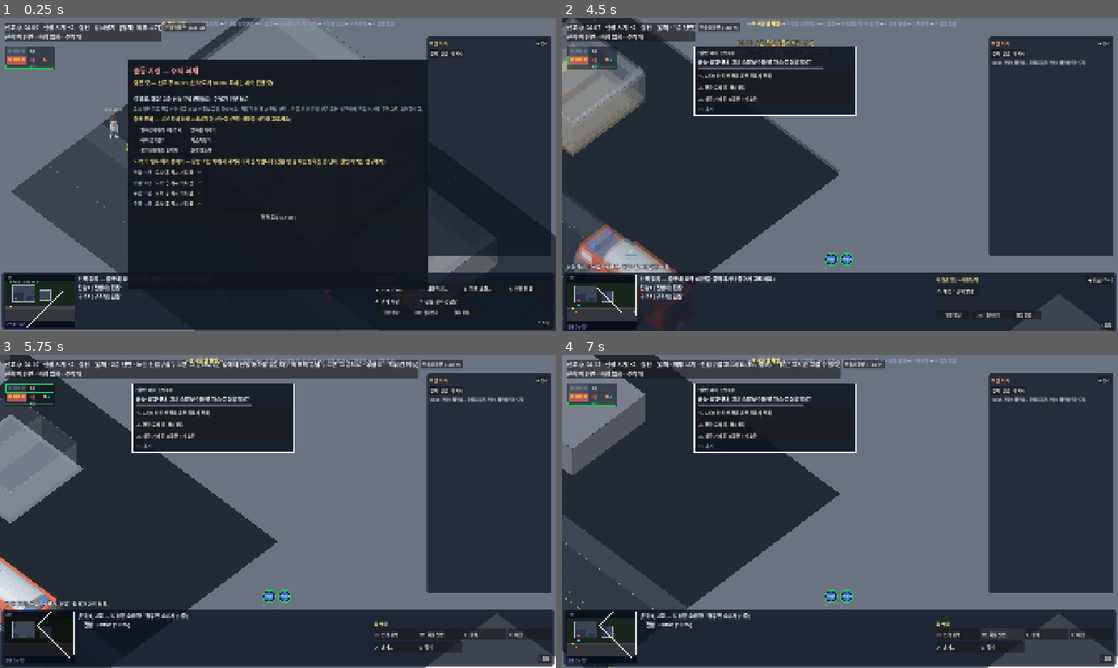
Above: before the commit, frames 1-4 (two rows, left to right).
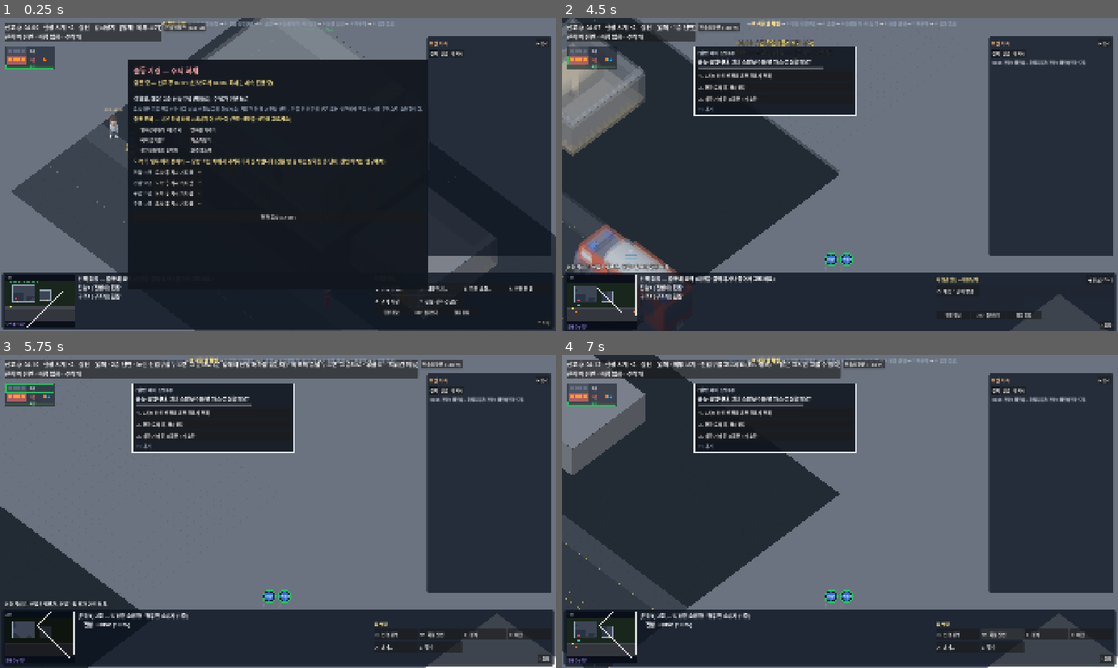
Above: after the commit, the same moments.

Repository: koo2957-collab/golden-time-game
Game: Godot game, scene res://scenes/world/world.tscn
Same seed, same stepped clock (60 frames per second), same inputs: the game is played once before the commit and once after it. This scene is started directly instead of the project's main scene.
Inputs (mouse positions are in pixels of both pictures, inside the frame that each line leads up to):
- Up to frame 1 (0.25 s): no input
- Up to frame 2 (4.5 s): click "현장 도착 (Enter)" at 0.5 s; tap Enter at 1.25 s; drag from (600, 299) to (895, 105) at 1.27 s; click "Q 전략 변경…" at 2 s; click "◀ 뒤로 (Esc)" at 2.75 s; click "W 대응단계…" at 3.5 s; drag from (589, 58) to (812, 237) at 4.27 s
- Up to frame 3 (5.75 s): move the mouse to (278, 599) at 5.02 s; press the mouse at (278, 599) at 5.03 s; hold Page Up (floor_up) from 5.03 s (still down); tap Down (camera_down) at 5.1 s
- Up to frame 4 (7 s): release Page Up (floor_up) at 5.75 s; release the mouse at (840, 599) at 5.75 s; click "Q 인명검색" at 5.75 s; click "W 화점진압" at 6.5 s

The runs differ from the first frame. In frame 2, 0.2% of the frame differs, in the area x 0-4%, y 16-23%; in frame 3, 19%, in the area x 0-50%, y 0-100%; in frame 4, nothing differs.

Commit message:
F01: 단면 보기 비켜 놓기 — 고른 층 + 바로 위층을 온전하게, 위층은 건물 뒤로, 계단 점선, 구조는 늘 보이고 안의 것만 숨김
Co-Authored-By: Claude Opus 5.5 <noreply@anthropic.com>

Diff:
--- a/data/ui/view_params.json
+++ b/data/ui/view_params.json
@@ -11,7 +11,9 @@
   "inner_wall_m": {"value": 2.4, "source": "화면 설정", "note": "실내 벽 높이 — 천장까지 세우고 위로 갈수록 투명 (2026-11-11 사용자 결정: 자르지 않는 그라데이션)"},
   "inner_wall_solid_m": {"value": 1.0, "source": "화면 설정", "note": "실내 벽이 진하게 보이는 높이 — 이 위에서 빠르게 투명해진다 (뒤를 덜 가리게)"},
   "inner_wall_top_alpha": {"value": 0.0, "source": "화면 설정", "note": "실내 벽 꼭대기 진하기 (0 = 꼭대기에서 사라짐)"},
-  "unknown_cover_alpha": {"value": 0.85, "source": "화면 설정", "note": "본 적 없는 칸 위 천장 높이 덮개 진하기 (2026-11-11 사용자 결정: 바닥을 칠하지 않고 위에서 덮는다, 폴아웃·Door Kickers 방식)"},
+  "stack_mode": {"value": "stagger", "source": "화면 설정", "note": "단면 보기 층 쌓기: stagger(2026-11-12 사용자 결정 — 고른 층과 바로 위층(맨 위층이면 바로 아래층) 두 층만 온전하게, 위층을 뒤로 비켜 놓는 분해 투상도) / stack(예전: 위·아래 여러 층 반투명)"},
+  "stagger_back_ratio": {"value": 1.15, "source": "화면 설정", "note": "위층을 뒤로 비켜 놓는 거리 = 건물 바닥 화면 높이 × 이 비율 (사용자 제안 1/3에서 시작, 보고 맞춘다)"},
+  "stagger_floor_px": {"value": 143, "source": "공학식", "note": "비켜 놓을 때 위로 올리는 층 높이 = 층고 2.8m × 51px"},
   "adjacent_alpha": {"value": 0.1, "source": "화면 설정", "note": "바로 위·아래 층의 벽·바닥 진하기 (회백색 한 톤, 2026-11-11 사용자 결정 10%)"},
   "wall_cut_m": {"value": 0.2, "source": "화면 설정", "note": "잘린 벽 높이. 윗면을 밝은 단면 띠로 그린다"},
   "slab_m": {"value": 0.3, "source": "추정", "note": "층 사이 바닥판(슬래브) 두께. 앞쪽 모서리에 진회색 띠로 보인다"},
--- a/scripts/ui/building/floor_layer.gd
+++ b/scripts/ui/building/floor_layer.gd
@@ -55,10 +55,9 @@
 ## 본 적 있지만 지금 안 보이는 칸: 채도를 빼고 조금 어둡게 (2026-11-11)
 const MEMORY_DESATURATE := 0.55
 const MEMORY_DARKEN := 0.12
-## 본 적 없는 칸의 덮개 색 (회청색)과 테두리·빗금
-const COVER_COLOR := Color(0.3, 0.34, 0.41)
-const COVER_EDGE := Color(0.62, 0.68, 0.76, 0.9)
-const COVER_HATCH := Color(0.75, 0.8, 0.88, 0.14)
+## 본 적 없는 칸 바닥: 색을 더 빼고 어둡게 (까맣게 칠하지 않는다)
+const UNKNOWN_DESATURATE := 0.8
+const UNKNOWN_DARKEN := 0.3
 const FOG_UNKNOWN_ALPHA := 0.82
 const FOG_SEEN_ALPHA := 0.4
 ## 도면도 없고 본 적도 없는 실내: 구조가 거의 보이지 않게 (기획안 9-1 "구조는 직접 밝힌다", R8)
@@ -926,8 +925,6 @@
 	elif not thermal:
 		_draw_smoke()
 	_draw_blasts()
-	if not _outside() and depth == 0:
-		_draw_unknown_cover()
 	if _glow:
 		_glow.spots = _glow_spots if not thermal and not _outside() else []
 		_glow.queue_redraw()
@@ -1060,12 +1057,13 @@
 			# 벽 바닥도 모르는 곳이면 덮는다 (외벽은 밖에서 보이므로 그대로)
 			@warning_ignore("integer_division")
 			var hidden_wall := structure and p.enabled and not sim.plan.structure_seen(level, k % b.width, k / b.width)
-			# 2026-11-11: 본 적 없는 칸은 바닥을 칠하지 않고 천장 높이 덮개로 덮는다 (_draw_unknown_cover).
-			# 본 적 있지만 지금 안 보이는 칸은 색만 조금 빼서 흐리게
-			if not structure and not vis and seen:
+			# 2026-11-12: 구조는 늘 보인다. 본 적 있지만 지금 안 보이는 칸은 색만 조금 빼고,
+			# 본 적 없는 칸은 색을 더 빼고 어둡게 (안의 것은 _draw_cell_objects가 숨긴다)
+			if not structure and not vis:
 				var gray := color.get_luminance()
-				color = color.lerp(Color(gray, gray, gray), MEMORY_DESATURATE).darkened(MEMORY_DARKEN)
-				fog_of[k] = MEMORY_DARKEN
+				var dark := MEMORY_DARKEN if seen else UNKNOWN_DARKEN
+				color = color.lerp(Color(gray, gray, gray), MEMORY_DESATURATE if seen else UNKNOWN_DESATURATE).darkened(dark)
+				fog_of[k] = dark
 		if holes.has(k):
 			color = Color(0, 0, 0, 0)
 		for j in 4:
@@ -1183,11 +1181,8 @@
 
 func _draw_cell_objects(x: int, y: int) -> void:
 	var t := sim.building.cell(level, x, y)
-	# 모르는 실내 구조는 그리지 않는다. 도면이 있으면 흐린 선만 (R8)
-	if not t in BuildingData.OUTDOOR and not sim.plan.structure_seen(level, x, y):
-		if sim.plan.known:
-			_draw_plan_cell(x, y)
-		return
+	# 2026-11-12 사용자 결정: 구조(벽·문·창)는 늘 그린다. 본 적 없는 칸은 안의 것(가구·불꽃 등)만 숨긴다
+	var contents_seen := t in BuildingData.OUTDOOR or sim.plan.structure_seen(level, x, y)
 	match t:
 		BuildingData.Cell.WALL:
 			var wh := _wall_height(x, y)
@@ -1205,6 +1200,8 @@
 			_draw_window(x, y)
 		BuildingData.Cell.DOOR:
 			_draw_door(x, y)
+	if not contents_seen:
+		return
 	if level == _first_level and Vector2i(x, y) in sim.building.hydrants:
 		_box(Vector2(x + 0.3, y + 0.3), Vector2(x + 0.7, y + 0.7), 0.0, HYDRANT_M, PlanStyle.HYDRANT_COLOR, PlanStyle.HYDRANT_COLOR)
 		var label := proj.to_screen(Vector2(x + 0.5, y + 0.5), HYDRANT_M + 0.4)
@@ -2386,73 +2383,3 @@
 		var anim := "idle" if v.state == Victim.State.CONSCIOUS else "down_up"
 		if art == null or not art.draw(_ghost_units, anim, (v.id * 3) % 8, 0, feet, GHOST_VICTIM):
 			_ghost_units.draw_arc(feet + Vector2(0, -6), 9.0, 0.0, TAU, 16, GHOST_VICTIM, 2.0)
-
-
-# --- 본 적 없는 곳: 천장 높이 덮개 (2026-11-11 사용자 결정) ---
-
-var _cover_key: Array = []
-var _cover_pts := PackedVector2Array()
-var _cover_idx := PackedInt32Array()
-var _cover_cols := PackedColorArray()
-var _cover_edges := PackedVector2Array()
-var _cover_hatch := PackedVector2Array()
-
-
-## 아직 아무도 본 적 없는 실내 칸 위를 천장 높이 회청색 판으로 덮는다 (폴아웃·Door Kickers 방식).
-## 방 모양은 보이고 안(가구·불·사람)은 보이지 않는다. 대원이 보면 그 칸의 덮개가 걷힌다. 틱이 바뀔 때만 다시 만든다
-func _draw_unknown_cover() -> void:
-	var p := sim.perception
-	if not p.enabled:
-		return
-	var key := [sim.clock.tick, level]
-	if key != _cover_key:
-		_cover_key = key
-		_build_cover()
-	if not _cover_idx.is_empty():
-		RenderingServer.canvas_item_add_triangle_array(get_canvas_item(), _cover_idx, _cover_pts, _cover_cols)
-	if not _cover_hatch.is_empty():
-		draw_multiline(_cover_hatch, COVER_HATCH, 1.0)
-	if not _cover_edges.is_empty():
-		draw_multiline(_cover_edges, COVER_EDGE, 1.5)
-
-
-func _covered(x: int, y: int) -> bool:
-	var b := sim.building
-	if not b.in_bounds(x, y):
-		return false
-	var t := b.cell(level, x, y)
-	return t != BuildingData.Cell.VOID and not t in BuildingData.OUTDOOR and not sim.plan.structure_seen(level, x, y)
-
-
-func _build_cover() -> void:
-	_cover_pts.clear()
-	_cover_idx.clear()
-	_cover_cols.clear()
-	_cover_edges.clear()
-	_cover_hatch.clear()
-	var b := sim.building
-	var h := CEILING_M
-	var col := Color(COVER_COLOR, stack.params.unknown_cover_alpha)
-	for y in b.height:
-		for x in b.width:
-			if not _covered(x, y):
-				continue
-			var nw := proj.to_screen(Vector2(x, y), h)
-			var ne := proj.to_screen(Vector2(x + 1, y), h)
-			var se := proj.to_screen(Vector2(x + 1, y + 1), h)
-			var sw := proj.to_screen(Vector2(x, y + 1), h)
-			var base := _cover_pts.size()
-			_cover_pts.append_array([nw, ne, se, sw])
-			_cover_cols.append_array([col, col, col, col])
-			_cover_idx.append_array([base, base + 1, base + 2, base, base + 2, base + 3])
-			# 빗금: 칸마다 대각선 하나 (이어지면 사선 무늬)
-			_cover_hatch.append_array([sw, ne])
-			# 덮인 곳의 바깥 테두리
-			if not _covered(x, y - 1):
-				_cover_edges.append_array([nw, ne])
-			if not _covered(x + 1, y):
-				_cover_edges.append_array([ne, se])
-			if not _covered(x, y + 1):
-				_cover_edges.append_array([sw, se])
-			if not _covered(x - 1, y):
-				_cover_edges.append_array([nw, sw])
--- a/scripts/ui/building/floor_stack.gd
+++ b/scripts/ui/building/floor_stack.gd
@@ -19,6 +19,8 @@
 var params: ViewParams
 ## 층 번호 오름차순 level 목록
 var order: Array[int] = []
+## 비켜 놓기(stagger): 위층을 건물 뒤쪽(북, 칸 -y)으로 보내는 화면 거리 (가장 깊은 층 깊이 × 비율)
+var _back := Vector2.ZERO
 
 
 func _init(p_building: BuildingData, p_params: ViewParams = null) -> void:
@@ -26,6 +28,30 @@
 	params = p_params if p_params != null else ViewParams.load_default()
 	order = building.levels()
 	order.sort_custom(func(a: int, b: int) -> bool: return building.floor_number(a) < building.floor_number(b))
+	var deepest := 0.0
+	for lv in order:
+		deepest = maxf(deepest, building.footprint(lv).size.y)
+	# 칸 -y 한 칸 = 화면 (+HALF_W, -HALF_H): 건물 앞면(A면, 남)에서 볼 때 '뒤로'
+	_back = Vector2(IsoProjection.HALF_W, -IsoProjection.HALF_H) * deepest * params.stagger_back_ratio
+
+
+## 비켜 놓기 모드인가 (2026-11-12 사용자 결정)
+func staggered() -> bool:
+	return params.stack_mode == "stagger"
+
+
+## 함께 보일 짝 층: 바로 위층, 맨 위층이면 바로 아래층 (층 번호가 이어질 때만, 땅 위·아래를 섞지 않는다). 없으면 -1
+func partner(current: int) -> int:
+	if not building.has_level(current):
+		return -1
+	var n := building.floor_number(current)
+	var up := level_of_number(n + 1)
+	if up >= 0 and not (n <= -1 and n + 1 >= 1):
+		return up
+	var down := level_of_number(n - 1)
+	if down >= 0 and not (n >= 1 and n - 1 < 1):
+		return down
+	return -1
 
 
 ## 지금 층부터 아래로 보일 층 목록 (첫 칸이 지금 층). 층 번호가 하나씩 이어질 때만 아래 층을 쌓는다
@@ -33,6 +59,12 @@
 func visible_levels(current: int) -> Array[int]:
 	var result: Array[int] = [current]
 	if not building.has_level(current):
+		return result
+	if staggered():
+		# 비켜 놓기: 짝 층이 아래층일 때만 (맨 위층) 아래로 하나
+		var pb := partner(current)
+		if pb >= 0 and building.floor_number(pb) < building.floor_number(current):
+			result.append(pb)
 		return result
 	var n := building.floor_number(current)
 	for depth in range(1, params.visible_floors_below + 1):
@@ -48,6 +80,11 @@
 	var result: Array[int] = []
 	if not building.has_level(current):
 		return result
+	if staggered():
+		var pa := partner(current)
+		if pa >= 0 and building.floor_number(pa) > building.floor_number(current):
+			result.append(pa)
+		return result
 	var n := building.floor_number(current)
 	for k in range(1, params.visible_floors_above + 1):
 		var up := level_of_number(n + k)
@@ -81,7 +118,15 @@
 
 ## 층을 화면에서 아래로 내려 그리는 거리 (px)
 func offset_px(depth: int) -> float:
-	return depth * params.floor_height_px
+	return absf(offset_vec(depth).y)
+
+
+## 아래로 depth층 떨어진 층을 그리는 화면 위치 (위층은 음수 depth와 같은 -offset_vec).
+## 비켜 놓기: 위층은 층 높이만큼 위 + 건물 뒤쪽으로 비켜 있으므로 아래층은 그 반대쪽(앞·아래)
+func offset_vec(depth: int) -> Vector2:
+	if staggered():
+		return -(_back + Vector2(0, -params.stagger_floor_px)) * depth
+	return Vector2(0, depth * params.floor_height_px)
 
 
 ## 벽 칸의 모양. exterior면 외부 보기(외벽 모두 온전)
@@ -132,10 +177,16 @@
 ## 화면 위치(world_pos)를 눌렀을 때 맞은 층. 위층 바닥이 아래층을 가리므로 지금 층부터 본다.
 ## 아무 층에도 맞지 않으면 지금 층
 func pick_level(current: int, world_pos: Vector2, proj: ViewProjection) -> int:
+	# 비켜 놓기: 위층이 아래층 위에 그려지므로 겹친 곳은 위층이 먼저
+	if staggered():
+		for k in above_levels(current).size():
+			var cu := Vector2i(proj.to_cell(world_pos + offset_vec(k + 1)).floor())
+			if building.cell(above_levels(current)[k], cu.x, cu.y) in BuildingData.STRUCTURE:
+				return above_levels(current)[k]
 	var stack := visible_levels(current)
 	for depth in stack.size():
 		var lv: int = stack[depth]
-		var c := Vector2i(proj.to_cell(world_pos - Vector2(0, offset_px(depth))).floor())
+		var c := Vector2i(proj.to_cell(world_pos - offset_vec(depth)).floor())
 		var kind := building.cell(lv, c.x, c.y)
 		if kind in BuildingData.STRUCTURE:
 			return lv
@@ -145,7 +196,7 @@
 	# 위층: 지금 층·아래층 어디에도 걸리지 않는 곳에 보이는 위층 구조 (기획안 9-4: 그 층을 누르면 그 층으로)
 	var above := above_levels(current)
 	for k in above.size():
-		var c := Vector2i(proj.to_cell(world_pos + Vector2(0, offset_px(k + 1))).floor())
+		var c := Vector2i(proj.to_cell(world_pos + offset_vec(k + 1)).floor())
 		if building.cell(above[k], c.x, c.y) in BuildingData.STRUCTURE:
 			return above[k]
 	return current
--- a/scripts/ui/building/view_params.gd
+++ b/scripts/ui/building/view_params.gd
@@ -19,7 +19,9 @@
 var inner_wall_m := 1.2
 var inner_wall_top_alpha := 0.0
 var inner_wall_solid_m := 1.0
-var unknown_cover_alpha := 0.85
+var stack_mode := "stagger"
+var stagger_back_ratio := 0.33
+var stagger_floor_px := 143.0
 var adjacent_alpha := 0.1
 var wall_cut_m := 0.2
 var slab_m := 0.3
@@ -66,7 +68,9 @@
 	inner_wall_m = float(_value(data, "inner_wall_m", inner_wall_m))
 	inner_wall_top_alpha = float(_value(data, "inner_wall_top_alpha", inner_wall_top_alpha))
 	inner_wall_solid_m = float(_value(data, "inner_wall_solid_m", inner_wall_solid_m))
-	unknown_cover_alpha = float(_value(data, "unknown_cover_alpha", unknown_cover_alpha))
+	stack_mode = str(_value(data, "stack_mode", stack_mode))
+	stagger_back_ratio = float(_value(data, "stagger_back_ratio", stagger_back_ratio))
+	stagger_floor_px = float(_value(data, "stagger_floor_px", stagger_floor_px))
 	adjacent_alpha = float(_value(data, "adjacent_alpha", adjacent_alpha))
 	wall_cut_m = float(_value(data, "wall_cut_m", wall_cut_m))
 	slab_m = float(_value(data, "slab_m", slab_m))
--- a/scripts/ui/iso_view.gd
+++ b/scripts/ui/iso_view.gd
@@ -38,6 +38,8 @@
 var _level := 1
 var _exterior := false
 var _tween: Tween
+var _links: Node2D
+var _proj: IsoProjection
 
 
 func setup(p_sim: SimWorld, p_selection: SelectionController, p_proj: IsoProjection) -> void:
@@ -58,6 +60,14 @@
 		add_child(up)
 		up.setup(sim, p_selection, p_proj, stack)
 		upper_layers.append(up)
+	# 비켜 놓은 두 층의 계단을 잇는 점선 (위층 위에 그린다)
+	_links = Node2D.new()
+	_links.name = "StairLinks"
+	_links.z_as_relative = false
+	_links.z_index = 60
+	_links.draw.connect(_draw_links)
+	add_child(_links)
+	_proj = p_proj
 	ghost = FloorLayer.new()
 	ghost.name = "Ghost"
 	add_child(ghost)
@@ -143,9 +153,12 @@
 			continue
 		layer.visible = true
 		_configure(layer, depth, shown, _exterior)
-		layer.position = Vector2(0, stack.offset_px(depth))
-		# 바로 아래층은 회백색 10%, 그 아래는 건물 외관 덩어리 (2026-11-11 사용자 결정)
-		layer.ghost_mode = 0 if depth == 0 else (1 if depth == 1 else 2)
+		layer.position = stack.offset_vec(depth)
+		# 비켜 놓기(2026-11-12): 두 층 모두 온전하게. 예전 방식: 바로 아래층 회백색 10%, 그 아래 외관 덩어리
+		if stack.staggered():
+			layer.ghost_mode = 0
+		else:
+			layer.ghost_mode = 0 if depth == 0 else (1 if depth == 1 else 2)
 		layer.modulate = Color.WHITE
 	# 위층: 지금 층 위로 FLOOR_GAP_PX씩 올려 반투명 (외부 보기에서는 숨김)
 	var above: Array[int] = []
@@ -163,10 +176,10 @@
 		up.thermal = thermal
 		up.upper_level = above[k + 1] if k + 1 < above.size() else -1
 		up.lower_level = above[k - 1] if k > 0 else _level
-		# 바로 위층은 회백색 10%, 더 위는 잘라 냄(사람 테두리만) — 지금 층을 가리지 않게
-		up.ghost_mode = 1 if k == 0 else 3
+		# 비켜 놓기: 위층도 온전하게(뒤로 비켜 있다). 예전 방식: 바로 위층 회백색 10%, 더 위는 사람 테두리만
+		up.ghost_mode = 0 if stack.staggered() else (1 if k == 0 else 3)
 		up.refresh()
-		up.position = Vector2(0, -stack.offset_px(k + 1))
+		up.position = -stack.offset_vec(k + 1)
 		# 위층도 실루엣만 (F01) — 투명도는 선 색에 들어 있다
 		up.modulate = Color.WHITE
 
@@ -206,3 +219,34 @@
 		top.modulate.a = 0.0
 		_tween.tween_property(top, "position:y", 0.0, params.transition_s)
 		_tween.tween_property(top, "modulate:a", 1.0, params.transition_s)
+
+
+## 비켜 놓은 두 층: 이어진 계단마다 아래층 계단 → 위층 계단 점선 (2026-11-12)
+func _draw_links() -> void:
+	if _exterior or stack == null or not stack.staggered() or sim == null:
+		return
+	var pa := stack.partner(_level)
+	if pa < 0:
+		return
+	var lower := _level if sim.building.floor_number(pa) > sim.building.floor_number(_level) else pa
+	var upper := pa if lower == _level else _level
+	# 지금 층은 제자리, 짝 층은 offset_vec만큼 비켜 있다
+	var lower_y := Vector2.ZERO if lower == _level else stack.offset_vec(1)
+	var upper_y := -stack.offset_vec(1) if upper != _level else Vector2.ZERO
+	var st: StairCores = sim.command.stairs
+	var color := Color(1.0, 0.85, 0.3, 0.85)
+	for i in st.cores(lower).size():
+		var land := st.landing(lower, i, upper)
+		if land.x < 0:
+			continue
+		var a := _proj.to_screen(st.center(lower, i), 0.05) + lower_y
+		var b := _proj.to_screen(Vector2(land) + Vector2(0.5, 0.5), 0.05) + upper_y
+		_links.draw_dashed_line(a, b, color, 2.0, 8.0)
+		_links.draw_circle(a, 4.0, color)
+		_links.draw_circle(b, 4.0, color)
+		_links.draw_string(PlanStyle.font(), (a + b) * 0.5 + Vector2(8, 0), "%s 계단" % st.label(lower, i), HORIZONTAL_ALIGNMENT_LEFT, -1, 13, color)
+
+
+func _process(_delta: float) -> void:
+	if _links:
+		_links.queue_redraw()
--- a/tests/test_cutaway.gd
+++ b/tests/test_cutaway.gd
@@ -6,8 +6,23 @@
 const BASEMENT := "res://data/buildings/basement_karaoke.json"
 
 
+## 예전 쌓기 방식(stack)으로 — 아래 쌓기·벽 모양 점검은 이 방식 기준
 func _stack(path: String) -> FloorStack:
-	return FloorStack.new(BuildingData.from_file(path), ViewParams.load_default())
+	var p := ViewParams.load_default()
+	p.stack_mode = "stack"
+	return FloorStack.new(BuildingData.from_file(path), p)
+
+
+## 2026-11-12 비켜 놓기(stagger, 기본): 고른 층 + 바로 위층(맨 위층이면 바로 아래층), 위층은 건물 뒤(북)로 비켜 놓는다
+func test_stagger_shows_floor_and_partner() -> void:
+	var s := FloorStack.new(BuildingData.from_file(APT), ViewParams.load_default())
+	assert_true(s.staggered(), "기본은 비켜 놓기")
+	assert_eq([s.visible_levels(12), s.above_levels(12)], [[12] as Array[int], [13] as Array[int]], "12층: 12층 + 위로 13층")
+	var top := s.order[-1]
+	assert_eq([s.visible_levels(top), s.above_levels(top)], [[top, top - 1] as Array[int], [] as Array[int]], "맨 위층: 바로 아래층과 함께")
+	var up := -s.offset_vec(1)
+	assert_true(up.x > 0.0 and up.y < 0.0, "위층은 화면 오른쪽 위(건물 뒤 북쪽)로 비켜 있다 %s" % up)
+	assert_true(-up.y > s.params.stagger_floor_px, "층 높이보다 더 위로")
 
 
 func test_view_params_loaded() -> void:
@@ -17,7 +32,7 @@
 	assert_eq(p.visible_floors_below, 2, "아래 2개 층")
 	assert_eq(p.below_modulate, [0.75, 0.55] as Array[float], "아래 층 밝기")
 	assert_eq(p.front_wall, "glass", "앞벽은 반투명 (2026-11-11 결정)")
-	assert_eq([p.front_wall_alpha, p.inner_wall_m, p.inner_wall_solid_m, p.adjacent_alpha, p.unknown_cover_alpha], [0.15, 2.4, 1.0, 0.1, 0.85], "앞벽 15%, 실내 벽 천장까지(1m 위로 투명), 위·아래 층 10%, 미발견 덮개 85%")
+	assert_eq([p.front_wall_alpha, p.inner_wall_m, p.inner_wall_solid_m, p.stack_mode, p.stagger_back_ratio], [0.15, 2.4, 1.0, "stagger", 1.15], "앞벽 15%, 실내 벽 천장까지(1m 위로 투명), 비켜 놓기(건물 깊이만큼 뒤로)")
 	assert_eq(p.wall_cut_m, 0.2, "잘린 벽 20cm")
 
 
--- a/tests/ui_cutaway.gd
+++ b/tests/ui_cutaway.gd
@@ -31,6 +31,8 @@
 	var iso = world.iso_view
 	var b := sim.building
 	var ground: int = b.levels()[0]
+	# 이 점검은 예전 쌓기 방식(위·아래 여러 층) 기준. 비켜 놓기(기본, 2026-11-12)는 맨 끝에서 따로
+	iso.params.stack_mode = "stack"
 
 	# 1) 시작: 외부 보기 — 외관 노드 하나만
 	_check("시작은 외부 보기", world.exterior_view, true)
@@ -170,6 +172,14 @@
 	sim.clock.paused = true
 	await _measure("단면 보기 (3·2·1층), 일시정지(그리기만)")
 	sim.clock.paused = false
+	# 비켜 놓기 (기본, 2026-11-12): 고른 층 + 바로 위층만, 둘 다 온전하게, 위층은 뒤(오른쪽 위)로
+	iso.params.stack_mode = "stagger"
+	world.set_view_level(12)
+	await process_frame
+	_check("비켜 놓기: 12층 + 위로 13층만", [iso.shown_levels(), iso.upper_layers[0].visible, iso.upper_layers[0].level, iso.upper_layers[1].visible], [[12] as Array[int], true, 13, false])
+	_check("비켜 놓기: 두 층 모두 온전하게 (실루엣 아님)", [iso.layers[0].ghost, iso.upper_layers[0].ghost], [false, false])
+	_check("비켜 놓기: 위층은 건물 뒤(오른쪽 위)로", iso.upper_layers[0].position, -iso.stack.offset_vec(1))
+	await _measure("비켜 놓기 (12·13층), 1배속")
 	var f := FileAccess.open("user://cutaway_fps.txt", FileAccess.WRITE)
 	if f:
 		f.store_string("\n".join(_lines) + "\n")
Binary file changed: docs/ref/cutaway_exterior.png
Binary file changed: docs/ref/cutaway_interior.png
Not shown, changed: docs/decisions.md
